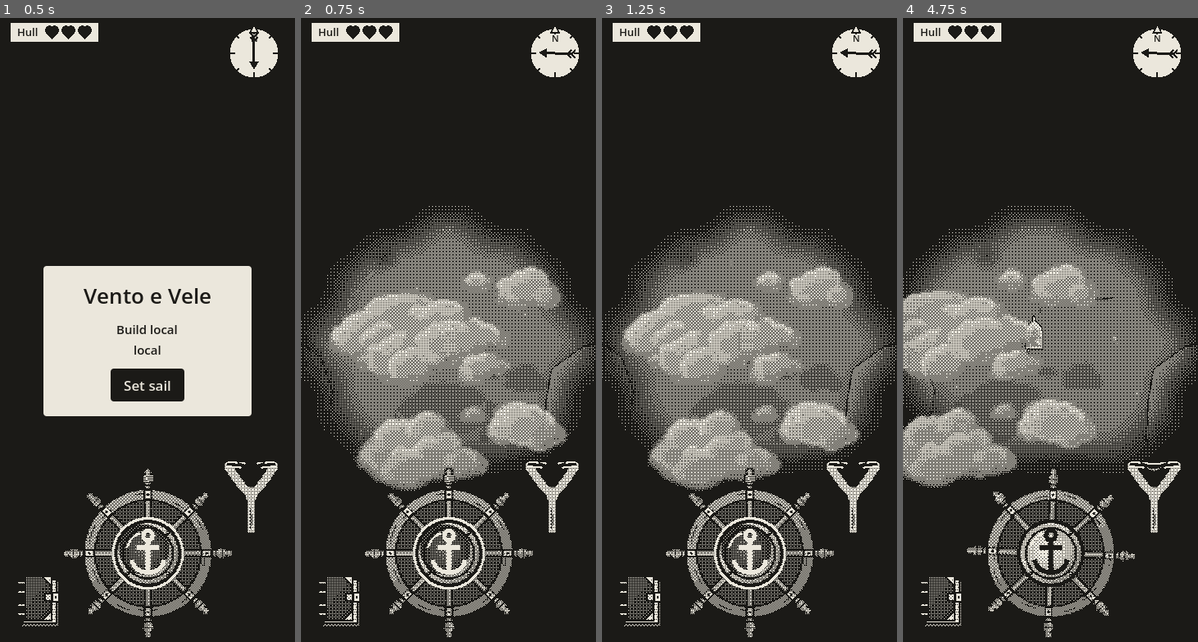
Above: before the commit, frames 1-4 (left to right).
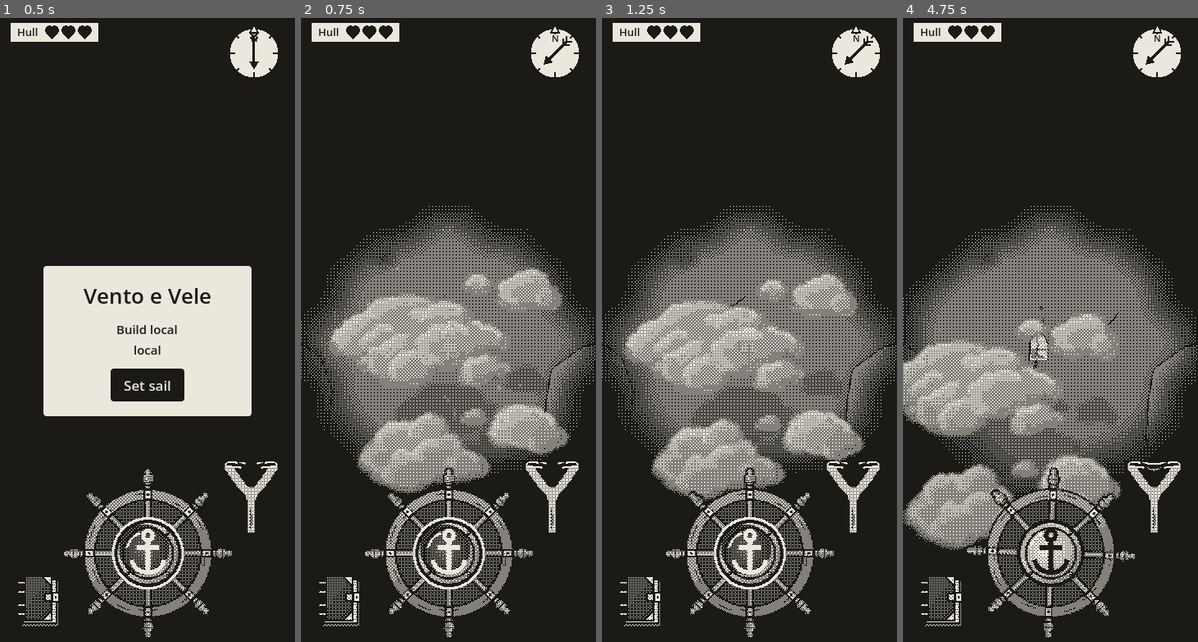
Above: after the commit, the same moments.

Repository: EnricoLabarile/Sail
Game: Godot game, scene res://Assets/Scenes/Overworld.tscn
Same seed, same stepped clock (60 frames per second), same inputs: the game is played once before the commit and once after it.
Inputs (mouse positions are in pixels of both pictures, inside the frame that each line leads up to):
- Up to frame 1 (0.5 s): no input
- Up to frame 2 (0.75 s): click "Set sail" at 0.5 s
- Up to frame 3 (1.25 s): no input
- Up to frame 4 (4.75 s): tap Enter (ui_accept) at 1.25, 1.52, 4.52 s; move the mouse to (1115, 305) at 1.27 s; hold Right (ui_right) 1.28-2 s; click (1115, 305) at 1.42 s; drag from (991, 373) to (1035, 473) at 2.02 s; move the mouse to (1080, 198) at 2.77 s; hold Right (ui_right) 2.78-3.5 s; drag from (1035, 473) to (962, 242) at 3.52 s; move the mouse to (1139, 442) at 4.27 s; hold Left (ui_left) from 4.28 s (still down)

Frame 1 is identical in both runs. In frame 2, 1.0% of the frame differs, in the area x 1-94%, y 2-77%; in frame 3, 2.6%; in frame 4, 7.9%, in the area x 0-97%, y 2-86%.

Commit message:
Wind: only 8 directions (N, NE, E, SE, S, SW, W, NW), shifts of one or two steps
Co-Authored-By: Claude Opus 5.5 <noreply@anthropic.com>
Claude-Session: https://claude.ai/code/session_0154zeqDuhZHz7ZXLE21BuMs

Diff:
--- a/Assets/Landscape/world/wind.gd
+++ b/Assets/Landscape/world/wind.gd
@@ -6,9 +6,11 @@
 ## (In Unreal it would be a World Subsystem.)
 ##
 ## What it does, as in the HTML prototype:
-##   1. at the start the wind comes from a random direction;
+##   1. at the start the wind comes from one of the 8 directions of the compass (N, NE, E, SE, S, SW, W, NW),
+##      picked at random;
 ##   2. it HOLDS steady for a while;
-##   3. then it SHIFTS: it turns 30–90°, left or right at random, smoothly, over a few seconds;
+##   3. then it SHIFTS to another of the 8: one or two steps round (45° or 90°), left or right at random,
+##      turning smoothly over a few seconds;
 ##   4. then it holds again, and so on.
 ## The wind's strength never changes: only its direction does.
 
@@ -19,7 +21,8 @@
 
 const FIRST_HOLD := Vector2(28.0, 36.0)   # seconds the wind holds still at the start of the game
 const HOLD := Vector2(12.0, 22.0)         # seconds it holds still between one shift and the next
-const SHIFT_DEG := Vector2(30.0, 90.0)    # how many degrees a shift turns it
+const DIRECTIONS := 8                     # how many directions the wind can come from (8 = every 45°)
+const SHIFT_STEPS := Vector2i(1, 2)       # how many steps round a shift turns it (1 = 45°, 2 = 90°)
 const SHIFT_TIME := Vector2(3.0, 5.0)     # how many seconds a shift takes
 
 
@@ -27,7 +30,8 @@
 
 ## Where the wind blows FROM, in degrees: 0 = from the north (top of the screen), 90 = from the east,
 ## 180 = from the south, 270 = from the west.
-var from_deg := randf() * 360.0           # randf() gives a random number between 0 and 1
+## It starts on one of the 8 directions, picked at random (randi() % 8 gives a whole number from 0 to 7).
+var from_deg := (randi() % DIRECTIONS) * step_deg()
 
 
 # ---- Internal state (the "_" in front of a name means: only this script uses it) ----
@@ -58,7 +62,8 @@
 	# Time's up: get a new shift ready.
 	_shifting = true
 	_shift_start_deg = from_deg
-	_shift_amount = randf_range(SHIFT_DEG.x, SHIFT_DEG.y)
+	# A whole number of steps (1 or 2), each step 45°: so it always ends on one of the 8 directions.
+	_shift_amount = randi_range(SHIFT_STEPS.x, SHIFT_STEPS.y) * step_deg()
 	if randf() < 0.5:                     # half the time it turns the other way
 		_shift_amount = -_shift_amount
 	_shift_elapsed = 0.0
@@ -82,7 +87,14 @@
 
 	if progress >= 1.0:                   # the shift is over: hold still again for a while
 		_shifting = false
+		# Land exactly on the direction (no tiny leftover like 44.9999° from the sums).
+		from_deg = fposmod(round(from_deg / step_deg()) * step_deg(), 360.0)
 		_hold_left = randf_range(HOLD.x, HOLD.y)
+
+
+## The angle between two neighbouring directions: 360 / 8 = 45°.
+func step_deg() -> float:
+	return 360.0 / DIRECTIONS
 
 
 ## The direction the wind comes from as an arrow lying on the sea (a Vector3 of length 1).
Not shown, changed: CLAUDE.md
